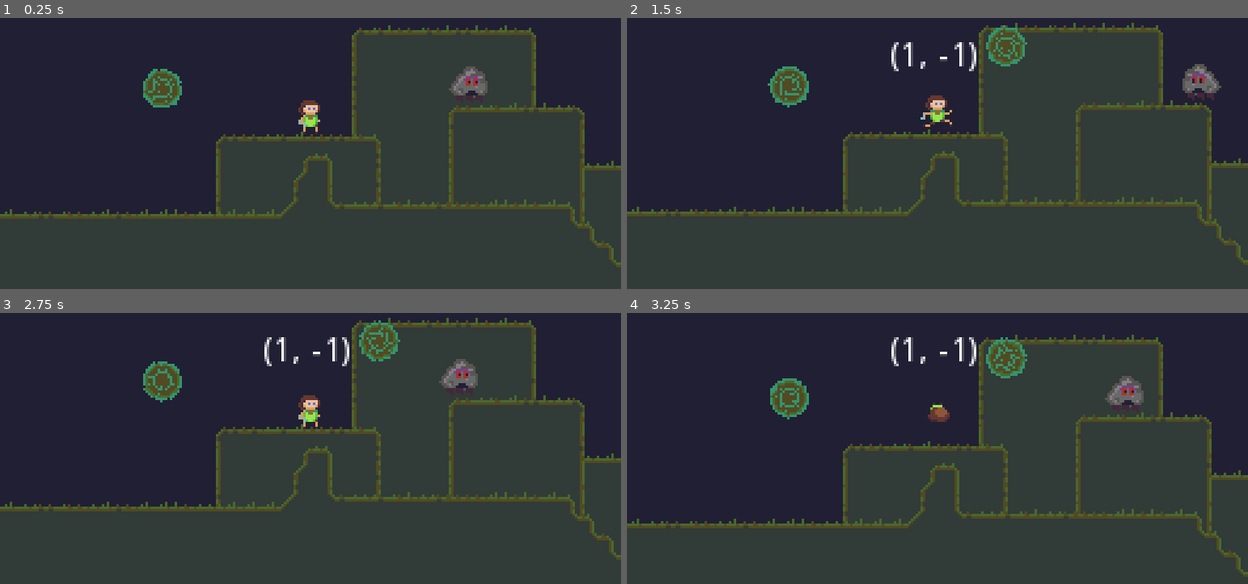
Above: before the commit, frames 1-4 (two rows, left to right).
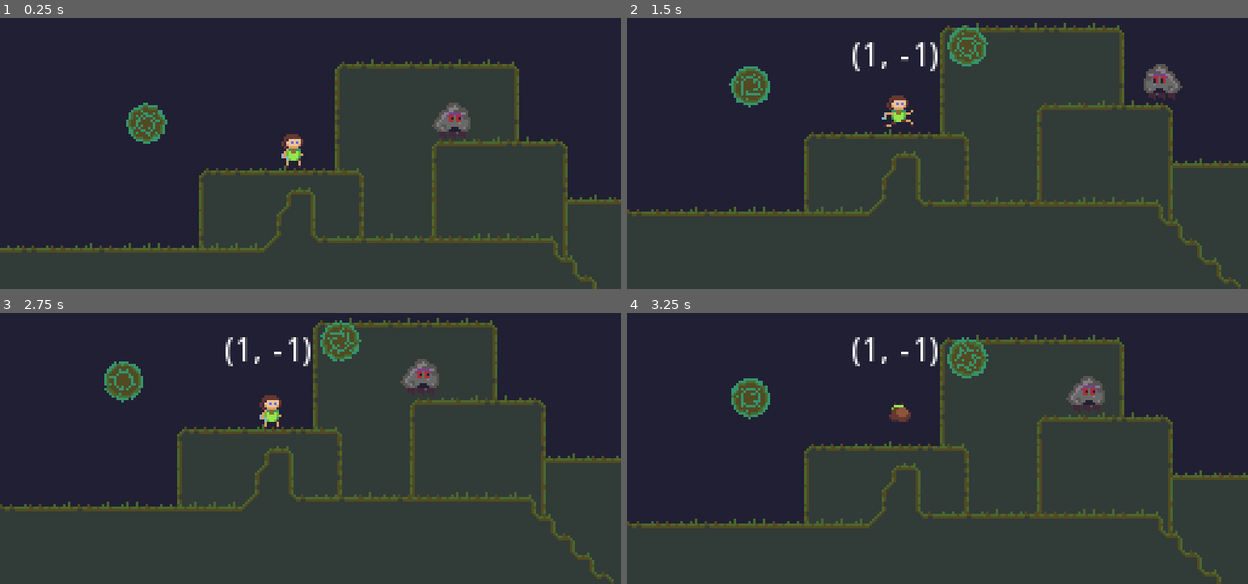
Above: after the commit, the same moments.

Repository: markopolojorgensen/github-gameoff-2020
Game: Godot game, scene res://game.tscn
Same seed, same stepped clock (60 frames per second), same inputs: the game is played once before the commit and once after it. The engine's default icon, where the game draws it, is replaced by a stand-in: a white triangle on a blue panel in a dark square.
Inputs:
- Up to frame 1 (0.25 s): no input
- Up to frame 2 (1.5 s): hold E (gravity_well_right) 0.53-1.28 s; tap Space (jump) at 0.77 s; hold Down (ui_down) from 1.28 s (still down)
- Up to frame 3 (2.75 s): tap Space (jump) at 1.52 s; release Down (ui_down) at 2.03 s; hold E (gravity_well_right) from 2.03 s (still down)
- Up to frame 4 (3.25 s): release E (gravity_well_right) at 2.78 s; hold Up (ui_up) from 2.78 s (still down); tap Space (jump) at 3.02 s

The runs differ from the first frame. In frame 1, 24% of the frame differs, in the area x 0-100%, y 2-100%; in frame 2, 16%; in frame 3, 16%; in frame 4, 16%.

Commit message:
super mario world style camera anchor movement

Diff:
--- a/camera.gd
+++ b/camera.gd
@@ -1,8 +1,36 @@
 extends Camera2D
 
+const speed = 200
 
-func _process(_delta):
+var moving_right = true
+# global coordinates
+var desired_position := Vector2()
+
+func _process(delta):
 	if global.camera_follow:
-		global_position = global.camera_follow.global_position
+		# coordinates relative to top-left corner of screen
+		var target = (global.camera_follow as CanvasItem).get_global_transform_with_canvas().origin
+		if moving_right:
+			var anchor_to_target = target.x - $right_anchor.get_global_transform_with_canvas().origin.x
+			if anchor_to_target > 0:
+				# target is to the right of anchor, catch up!
+				desired_position.x = global_position.x + anchor_to_target
+			elif $left_threshold.get_global_transform_with_canvas().origin.x > target.x:
+				# player passed the left threshold, switch directions
+				moving_right = false
+		else:
+			var anchor_to_target = target.x - $left_anchor.get_global_transform_with_canvas().origin.x
+			if anchor_to_target < 0:
+				# target is to the left of anchor, catch up!
+				desired_position.x = global_position.x + anchor_to_target
+			elif $right_threshold.get_global_transform_with_canvas().origin.x < target.x:
+				# player passed the right threshold, switch directions
+				moving_right = true
+		desired_position.y = global.camera_follow.global_position.y
 	else:
 		print("nothing for camera to follow!")
+
+	if global_position.distance_to(desired_position) < (speed * delta):
+		global_position = desired_position
+	else:
+		global_position += global_position.direction_to(desired_position) * speed * delta
--- a/game.tscn
+++ b/game.tscn
@@ -6,6 +6,7 @@
 [ext_resource path="res://assets/nasa/horsehead_green_PIA18905~orig.jpg" type="Texture" id=4]
 [ext_resource path="res://camera.gd" type="Script" id=5]
 [ext_resource path="res://assets/bg.png" type="Texture" id=6]
+[ext_resource path="res://icon.png" type="Texture" id=7]
 
 [node name="game" type="Node"]
 script = ExtResource( 3 )
@@ -16,11 +17,39 @@
 position = Vector2( 25.1077, 45.0127 )
 
 [node name="camera" type="Camera2D" parent="world"]
+visible = false
 current = true
 drag_margin_top = 0.1
 drag_margin_bottom = 0.1
-editor_draw_drag_margin = true
 script = ExtResource( 5 )
+
+[node name="right_anchor" type="Position2D" parent="world/camera"]
+position = Vector2( -16, 0 )
+
+[node name="sprite" type="Sprite" parent="world/camera/right_anchor"]
+scale = Vector2( 0.1, 0.1 )
+texture = ExtResource( 7 )
+
+[node name="left_threshold" type="Position2D" parent="world/camera"]
+position = Vector2( -32, 0 )
+
+[node name="sprite2" type="Sprite" parent="world/camera/left_threshold"]
+scale = Vector2( 0.1, 0.1 )
+texture = ExtResource( 7 )
+
+[node name="left_anchor" type="Position2D" parent="world/camera"]
+position = Vector2( 16, 0 )
+
+[node name="sprite3" type="Sprite" parent="world/camera/left_anchor"]
+scale = Vector2( 0.1, 0.1 )
+texture = ExtResource( 7 )
+
+[node name="right_threshold" type="Position2D" parent="world/camera"]
+position = Vector2( 32, 0 )
+
+[node name="sprite4" type="Sprite" parent="world/camera/right_threshold"]
+scale = Vector2( 0.1, 0.1 )
+texture = ExtResource( 7 )
 
 [node name="debug_level" parent="world" instance=ExtResource( 2 )]
 
Not shown: 1 places in game.tscn that only renumber resources
Not shown, changed: notes/marks_notes.txt
